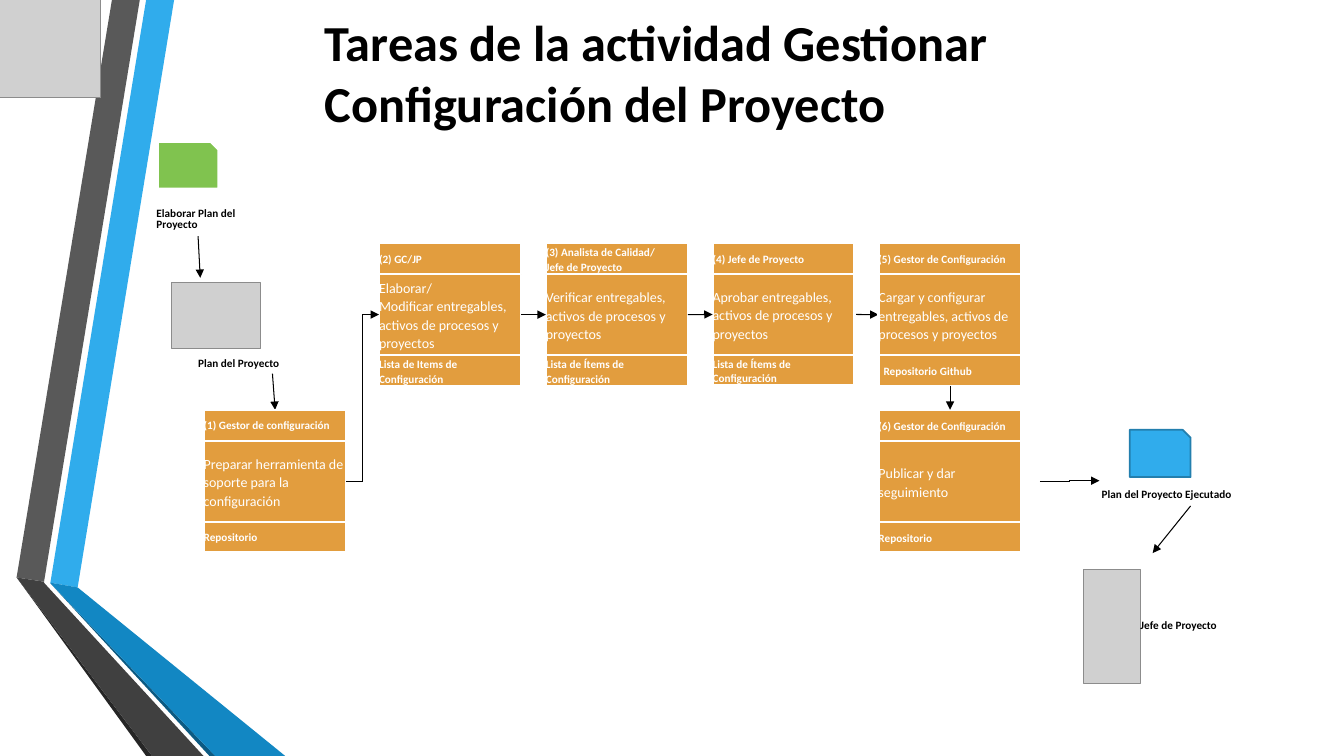
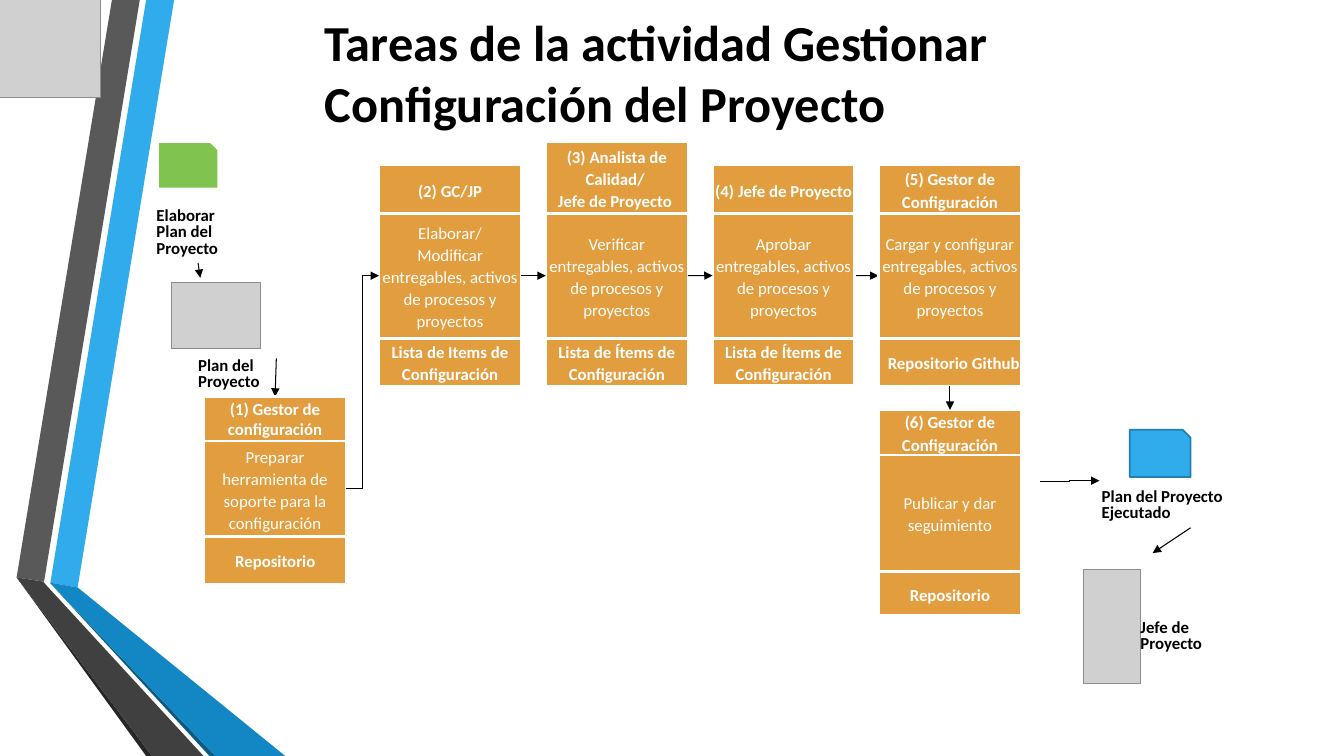
Before and after one commit to MikeCR309/JJM-INVENTARLINE, a slide deck: slide 19 of Area de proceso Gestion Configuracion/PGC_V1.0_2015 Proceso de Gestion de Configuracion.pptx. Drawn at 1344x756 pixels with LibreOffice and Linux fonts; fonts in the diff are those of the drawing; grey boxes stand for pictures; background and template pictures are left out. Boxes give left, top, right and bottom in pixels: in the first picture for what was removed or moved away, otherwise in the second. Text is boxed around its words. In the diff, an @@ line names an element or a change of style, - is before the commit and + after.

```diff
--- a/Area de proceso Gestion Configuracion/PGC_V1.0_2015 Proceso de Gestion de Configuracion.pptx
+++ b/Area de proceso Gestion Configuracion/PGC_V1.0_2015 Proceso de Gestion de Configuracion.pptx
@@ size 8 to 12 pt; alignment left to centre in 12 elements at bbox=[204, 397, 347, 442], bbox=[879, 410, 1022, 456], bbox=[879, 339, 1022, 386], bbox=[545, 339, 688, 386], bbox=[379, 339, 521, 386], bbox=[713, 339, 855, 386], bbox=[204, 536, 347, 584], bbox=[879, 572, 1022, 616], bbox=[879, 165, 1022, 214], bbox=[379, 165, 521, 214], bbox=[713, 165, 855, 214], bbox=[545, 141, 688, 213] @@
@@ rectangle "(3) Analista de Calidad/": place and size @@
-rectangle "(3) Analista de Calidad/" at bbox=[545, 243, 688, 274]
+rectangle "(3) Analista de Calidad/" at bbox=[545, 141, 688, 213]
@@ rectangle "(2) GC/JP": place and size @@
-rectangle "(2) GC/JP" at bbox=[379, 243, 521, 274]
+rectangle "(2) GC/JP" at bbox=[379, 165, 521, 214]
@@ rectangle "(4) Jefe de Proyecto": place and size @@
-rectangle "(4) Jefe de Proyecto" at bbox=[713, 243, 855, 274]
+rectangle "(4) Jefe de Proyecto" at bbox=[713, 165, 855, 214]
@@ rectangle "(5) Gestor de Configuración": place and size @@
-rectangle "(5) Gestor de Configuración" at bbox=[879, 243, 1022, 274]
+rectangle "(5) Gestor de Configuración" at bbox=[879, 165, 1022, 214]
@@ size 8 to 12 pt; more space between paragraphs in 4 elements at bbox=[1102, 490, 1223, 521], bbox=[1140, 620, 1202, 654], bbox=[198, 359, 260, 390], bbox=[156, 209, 218, 257] @@
@@ size 10 to 12 pt; alignment left to centre in 6 elements at bbox=[204, 441, 347, 537], bbox=[879, 455, 1022, 572], bbox=[879, 213, 1022, 339], bbox=[713, 213, 855, 338], bbox=[545, 213, 688, 339], bbox=[379, 213, 521, 339] @@
@@ rectangle "Elaborar/": place and size @@
-rectangle "Elaborar/" at bbox=[379, 274, 521, 356]
+rectangle "Elaborar/" at bbox=[379, 213, 521, 339]
@@ rectangle "Verificar entregables, activos de procesos ...": place and size @@
-rectangle "Verificar entregables, activos de procesos ..." at bbox=[545, 274, 688, 356]
+rectangle "Verificar entregables, activos de procesos ..." at bbox=[545, 213, 688, 339]
@@ rectangle "Aprobar entregables, activos de procesos ...": place and size @@
-rectangle "Aprobar entregables, activos de procesos ..." at bbox=[713, 274, 855, 356]
+rectangle "Aprobar entregables, activos de procesos ..." at bbox=[713, 213, 855, 338]
@@ rectangle "Cargar y configurar entregables, activos ...": place and size @@
-rectangle "Cargar y configurar entregables, activos ..." at bbox=[879, 274, 1022, 356]
+rectangle "Cargar y configurar entregables, activos ..." at bbox=[879, 213, 1022, 339]
@@ arrow moved from (199, 236) - (201, 278) to (199, 263) - (201, 278) @@
@@ elbow arrow moved from (347, 482) - (379, 315) to (347, 489) - (379, 276) @@
@@ 3 arrows: place and size @@
-3 arrows at bbox=[521, 315, 879, 315]
+3 arrows at bbox=[521, 275, 879, 276]
@@ arrow moved from (272, 374) - (275, 410) to (276, 358) - (275, 396) @@
@@ rectangle "Lista de Items de Configuración": place and size @@
-rectangle "Lista de Items de Configuración" at bbox=[379, 355, 521, 385]
+rectangle "Lista de Items de Configuración" at bbox=[379, 339, 521, 386]
@@ rectangle "Lista de Ítems de Configuración": place and size @@
-rectangle "Lista de Ítems de Configuración" at bbox=[545, 355, 688, 385]
+rectangle "Lista de Ítems de Configuración" at bbox=[545, 339, 688, 386]
@@ rectangle "Lista de Ítems de Configuración": place and size @@
-rectangle "Lista de Ítems de Configuración" at bbox=[713, 355, 855, 385]
+rectangle "Lista de Ítems de Configuración" at bbox=[713, 339, 855, 386]
@@ rectangle "Repositorio Github": place and size @@
-rectangle "Repositorio Github" at bbox=[879, 355, 1022, 385]
+rectangle "Repositorio Github" at bbox=[879, 339, 1022, 386]
@@ rectangle "(1) Gestor de configuración": place and size @@
-rectangle "(1) Gestor de configuración" at bbox=[204, 410, 347, 442]
+rectangle "(1) Gestor de configuración" at bbox=[204, 397, 347, 442]
@@ rectangle "(6) Gestor de Configuración": place and size @@
-rectangle "(6) Gestor de Configuración" at bbox=[879, 410, 1022, 442]
+rectangle "(6) Gestor de Configuración" at bbox=[879, 410, 1022, 456]
@@ rectangle "Preparar herramienta de soporte para ...": place and size @@
-rectangle "Preparar herramienta de soporte para ..." at bbox=[204, 441, 347, 522]
+rectangle "Preparar herramienta de soporte para ..." at bbox=[204, 441, 347, 537]
@@ rectangle "Publicar y dar seguimiento": place and size @@
-rectangle "Publicar y dar seguimiento" at bbox=[879, 441, 1022, 522]
+rectangle "Publicar y dar seguimiento" at bbox=[879, 455, 1022, 572]
@@ rectangle "Repositorio": place and size @@
-rectangle "Repositorio" at bbox=[204, 522, 347, 553]
+rectangle "Repositorio" at bbox=[204, 536, 347, 584]
@@ arrow moved from (1191, 506) - (1153, 554) to (1191, 528) - (1153, 554) @@
@@ rectangle "Repositorio": place and size @@
-rectangle "Repositorio" at bbox=[879, 522, 1022, 553]
+rectangle "Repositorio" at bbox=[879, 572, 1022, 616]
```
Also in this commit, not shown: 5 other slides changed.
